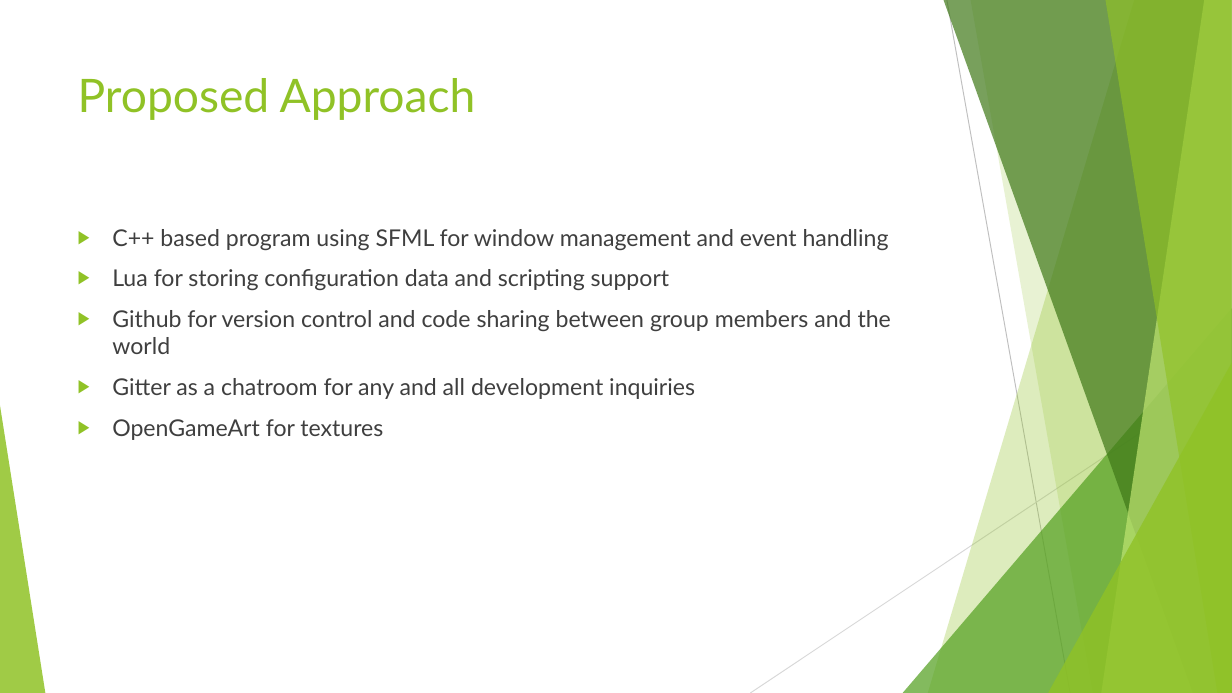
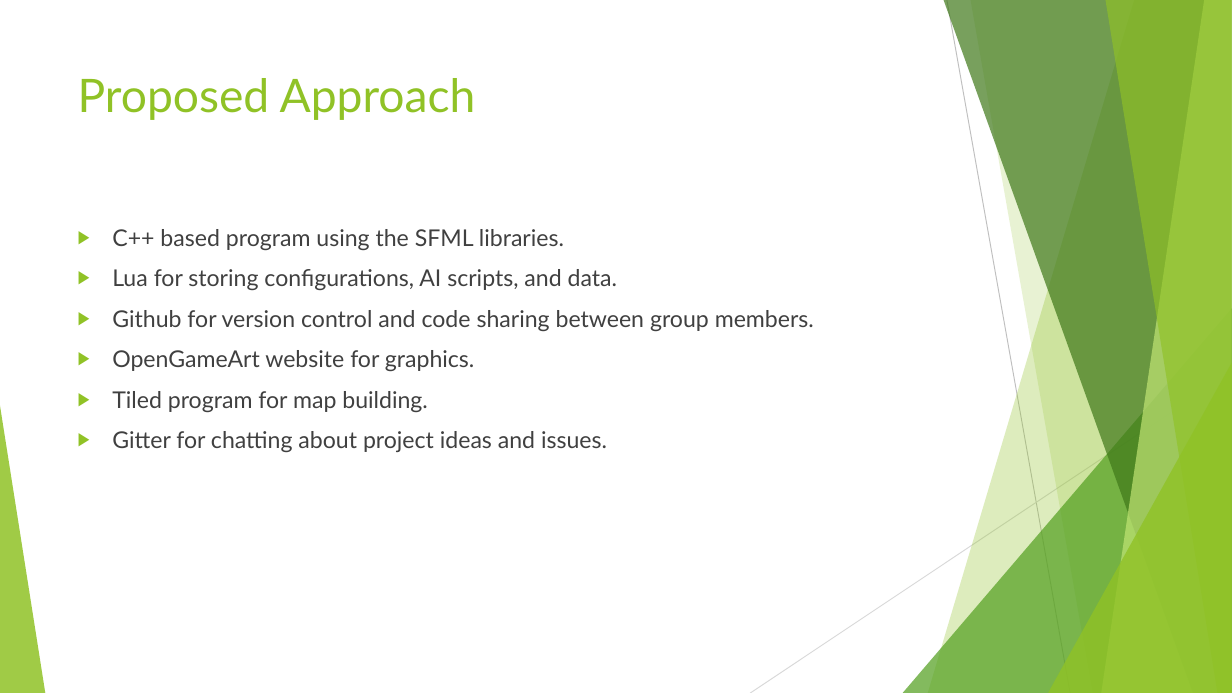
Before and after one commit to hanselrd/bubble-warrior-adventures, a slide deck: slide 5 of powerpoint/Bubble Warrior Adventures.pptx. Drawn at 1232x693 pixels with LibreOffice and Linux fonts; fonts in the diff are those of the drawing. Boxes give left, top, right and bottom in pixels: in the first picture for what was removed or moved away, otherwise in the second. Text is boxed around its words. In the diff, an @@ line names an element or a change of style, - is before the commit and + after.

Commit message:
Edited Proposed approach
Removed hyperlink on title slide, added Tiled to the proposed approach, and finished sentence for Gitter

```diff
--- a/powerpoint/Bubble Warrior Adventures.pptx
+++ b/powerpoint/Bubble Warrior Adventures.pptx
@@ text at (x1=112, y1=229, x2=814, y2=452): text changed; text colour #3F3F3F to #404040 @@
-▶ C++ based program using SFML for window management and event handling
-▶ Lua for storing configuration data and scripting support
-▶ Github for version control and code sharing between group members and the world
-▶ Gitter as a chatroom for any and all development inquiries
-▶ OpenGameArt for textures
+▶ C++ based program using the SFML libraries.
+▶ Lua for storing configurations, AI scripts, and data.
+▶ Github for version control and code sharing between group members.
+▶ OpenGameArt website for graphics.
+▶ Tiled program for map building.
+▶ Gitter for chatting about project ideas and issues.
```
Also in this commit, not shown: 6 other slides changed.
